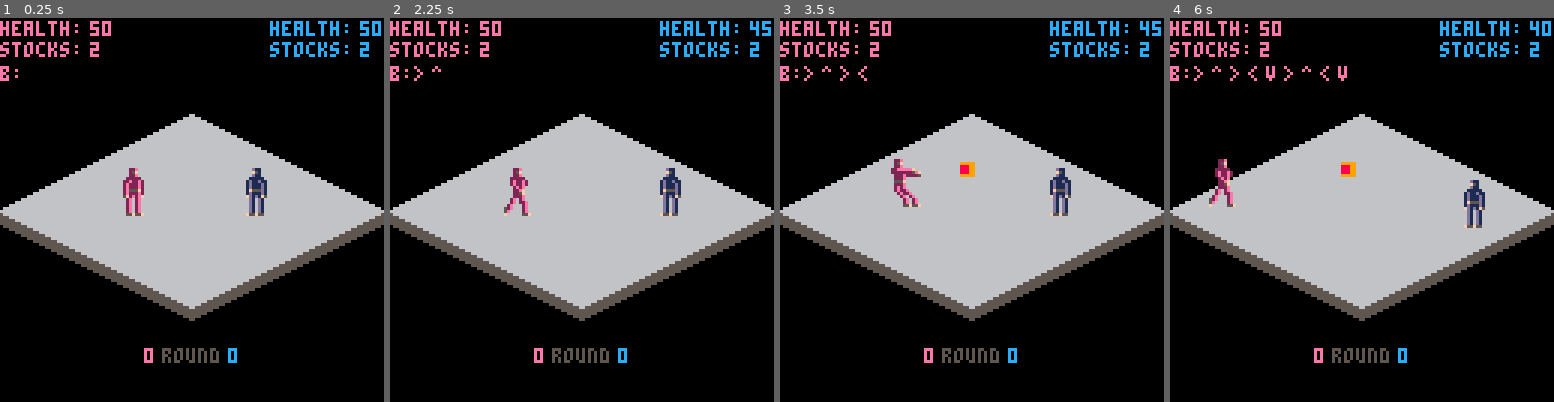
Above: before the commit, frames 1-4 (left to right).
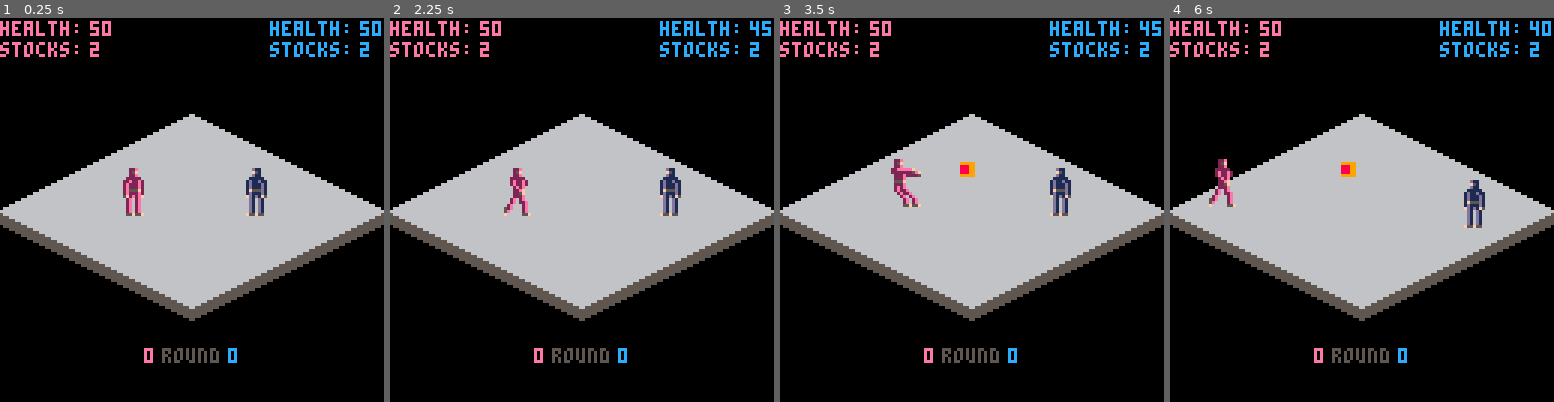
Above: after the commit, the same moments.

Repository: Trifectuh/Fantasy-Console-Projects
Game: PICO-8 cartridge isofight.p8
Two runs of this game, one before a commit and one after it. Both use one fixed random seed, a clock stepped at 60 frames per second and the inputs below.
Inputs:
- Up to frame 1 (0.25 s): no input
- Up to frame 2 (2.25 s): tap X (X key) at 0.33, 1.07, 1.85 s; tap O (Z key) at 0.7, 1.7, 2.1 s; hold Right 1.6-2.1 s; hold Up from 2.15 s (still down)
- Up to frame 3 (3.5 s): release Up at 2.42 s; hold Right 2.47-3.03 s; tap O (Z key) at 2.5, 2.9, 3.3 s; tap X (X key) at 2.97 s; hold Left from 3.08 s (still down)
- Up to frame 4 (6 s): release Left at 3.58 s; hold Down 3.63-3.97 s; tap O (Z key) every 0.4 s from 3.7 to 5.7 s; hold Right 4.02-4.68 s; tap X (X key) at 4.08, 5.2 s; hold Up 4.73-5.03 s; hold Left 5.08-5.68 s; hold Down from 5.73 s (still down)

The runs differ from the first frame. In frame 1, less than 0.1% of the frame differs, in the area x 0-5%, y 12-17%; in frame 2, 0.1%; in frame 3, 0.2%; in frame 4, 0.4%, in the area x 0-47%, y 12-17%.

Commit message:
fixed p[2] dash, introduced blocking bug

Diff:
--- a/isofight.p8
+++ b/isofight.p8
@@ -105,8 +105,10 @@
     fb_hitcalc()
     char_dpad(c)
     char_move(c)
-    char_dash(c)
-    _updatebuffer(c)
+    char_dash(p[1])
+    _updatebuffer(p[1])
+    char_dash(p[2])
+    _updatebuffer(p[2])
     char_face()
     char_updateattacks(c)
     char_halt(c)
@@ -168,7 +170,7 @@
   l=8 r=9 u=10 d=11 end
  if c.lastbtn[2]!=nil then
   c.lastbtn[2]+=1
-  if c.lastbtn[2]>16 then
+  if c.lastbtn[2]>24 then
    c.lastbtn[2]=nil end
  end
   if c.btnbuffer[16]!=nil then
@@ -272,27 +274,6 @@
  if c.status.falling==true and c.y>128 then
   print(c.fallcounter,c.sx+6,c.sy+6,c.clr)
  end
- local i=8
- print('b: ',0,16,14)
- for b in all(c.btnbuffer) do
-  print(b,i,16,14)
-  i+=6
-  if i>=6*16 then i=8 end
- end
- --if c.lastbtn[2]!=nil then
-  --print(btn(),8,24,14) end
- --print('l: ',0,16,14)
- --print(p[1].lwalldist,8,16,14)
- --print('r: ',0,24,14)
- --print(p[1].rwalldist,8,24,14)
- --print('a: ',0,16,14)
- --print(p[1].status.attacking,8,16,14)
- --print('b: ',0,24,14)
- --print(p[1].status.blocking,8,24,14)
- --print('f: ',0,32,14)
- --print(p[1].status.falling,8,32,14)
- --print('d: ',0,40,14)
- --print(p[1].status.dead,8,40,14)
 end
 
 function _drawz()
